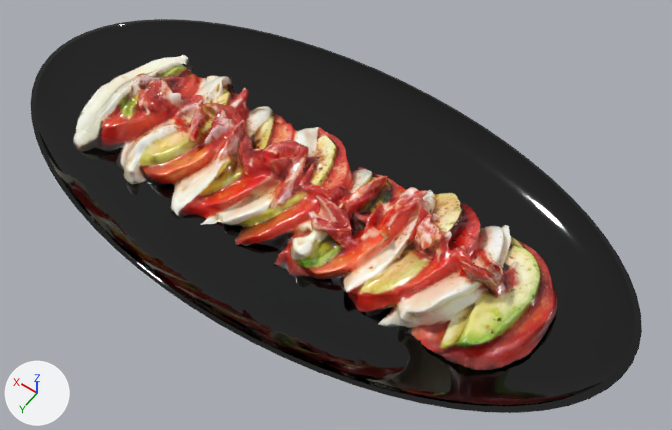
The glTF model Plato_09.glb, before and after one commit.
Rendered twice from a camera (50 mm lens) standing at (-0.173, 0.222, 0.349) and looking at (-0.018, 0.005, 0.008). Arrows for +X, +Y and +Z are at lower left; the lights stay in place. The picture after the commit comes second. Where no turn or scale is listed for an object, it has been applied to the vertices. Vertices at exactly the same position are counted once.

The older version as bpy lines, for what is in view:
```python
mat_default_002 = principled_material('Default.002')
mat_default_002.base_color = (0.0, 0.0, 0.0)  # black #000000
mat_default_002.roughness = 0.0455
me_3dmodel_018 = bpy.data.meshes.new('3DModel.018')
me_3dmodel_018.from_pydata(...)  # 10328 vertices, 20298 faces; spans x -0.127..0.135, y -0.039..0.046, z -0.003..0.036
me_3dmodel_018.materials.append(mat_caprese)
me_plate_low_default_0_004 = bpy.data.meshes.new('Plate_low_Default_0.004')
me_plate_low_default_0_004.from_pydata(...)  # 832 vertices, 1660 faces; spans x -0.163..0.163, y -0.083..0.083, z 0.0..0.015
me_plate_low_default_0_004.materials.append(mat_default_002)  # black #000000
ob_caprese_decimate_edit = bpy.data.objects.new('Caprese Decimate Edit', me_3dmodel_018)
ob_caprese_decimate_edit.location = (0.0, -0.0001, 0.002)
ob_design_blue_plate_002 = bpy.data.objects.new('Design Blue Plate.002', me_plate_low_default_0_004)
ob_design_blue_plate_002.location = (0.0002, 0.0014, 0.0003)
```
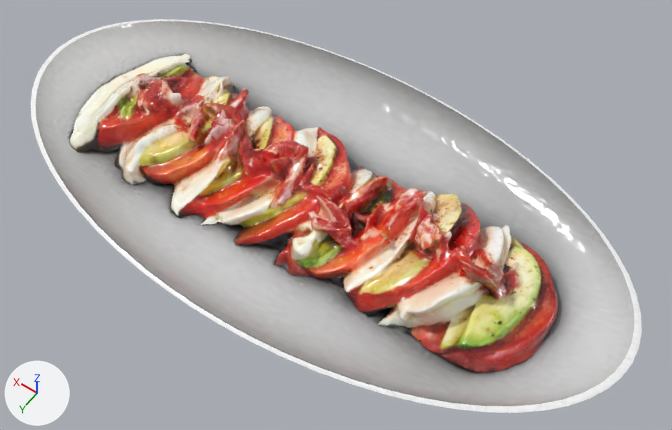
Scene script edits in JSON lines:
```json
{"op": "add", "block": "img_plate_diffao", "code": ["img_plate_diffao = load_image('Plate_DiffAO', '_unpacked/Plate_DiffAO', 512, 512, 'sRGB')"]}
{"op": "add", "block": "img_normal_generic", "code": ["img_normal_generic = load_image('Normal_Generic', '_unpacked/Normal_Generic', 512, 512, 'Non-Color')"]}
{"block": "mat_default_002", "change": "nodes: BsdfPrincipled, OutputMaterial"}
{"block": "mat_default_002", "change": "colours: black #000000"}
{"block": "mat_default_002", "change": "nodes: BsdfPrincipled, NormalMap, OutputMaterial, TexImage x2"}
{"block": "mat_default_002", "change": "uses the picture img_normal_generic"}
{"block": "mat_default_002", "change": "uses the picture img_plate_diffao"}
{"block": "me_3dmodel_018", "where": "# used by ob_caprese_decimate_edit; location = (0.0, -0.0001, 0.002)"}
{"op": "remove", "block": "me_3dmodel_018", "code": "me_3dmodel_018.from_pydata(...)  # 10328 vertices, 20298 faces; spans x -0.127..0.135, y -0.039..0.046, z -0.003..0.036"}
{"op": "add", "block": "me_3dmodel_018", "code": "me_3dmodel_018.from_pydata(...)  # 10328 vertices, 20298 faces; spans x -0.128..0.135, y -0.04..0.047, z -0.003..0.036"}
{"block": "me_3dmodel_018", "change": "me_3dmodel_018 part 1: 1136 of the vertices in x -0.127..-0.016, y -0.038..0.035, z -0.002..0.028 are scaled about their middle by (1.01, 1.03, 1.03), then moved by (0.0, 0.0, -0.001)"}
{"block": "me_3dmodel_018", "change": "me_3dmodel_018 part 2: 968 of the vertices in x 0.066..0.132, y -0.039..0.045, z -0.001..0.022 are multiplied about their middle by the matrix ((0.993, 0.017, 0.0), (0.0, 1.047, -0.005), (0.017, 0.01, 1.0))"}
```

Changed parts and their boxes [x1, y1, x2, y2] in the pictures (672 x 430 px; the box of a moved part takes in the faces that stretch with it):
```json
{"object": "Design Blue Plate.002", "change": "surface changed", "before": [30, 19, 642, 413], "after": [30, 19, 642, 413], "on screen": "black to grey"}
{"object": "Caprese Decimate Edit", "change": "reshaped", "before": [73, 55, 557, 370], "after": [69, 54, 558, 373]}
{"part": 1, "of": "me_3dmodel_018", "change": "moved or reshaped", "before": [358, 169, 557, 370], "after": [357, 169, 558, 373]}
{"part": 2, "of": "me_3dmodel_018", "change": "moved or reshaped", "before": [73, 55, 236, 171], "after": [69, 54, 238, 172]}
```
